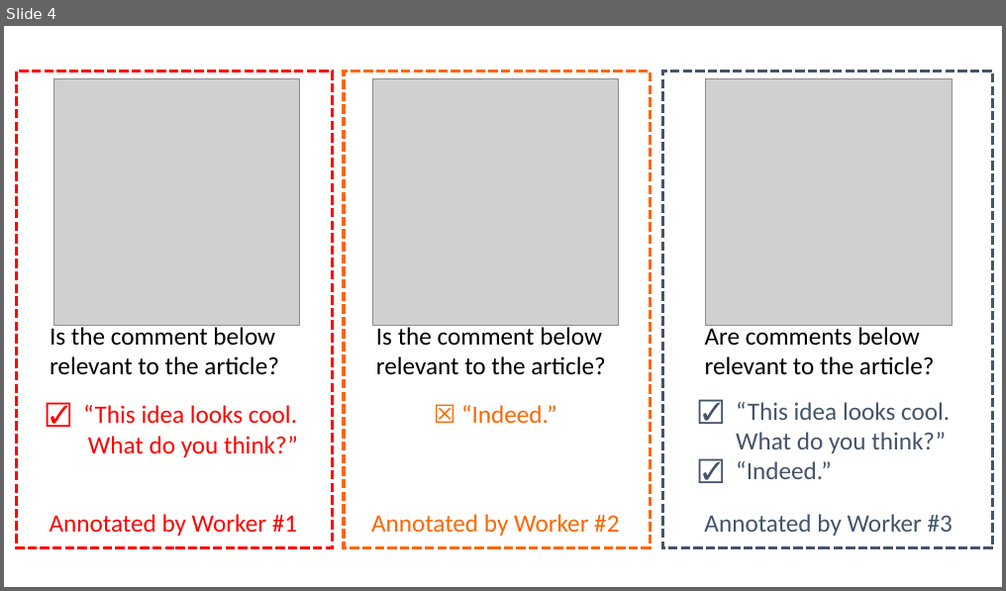
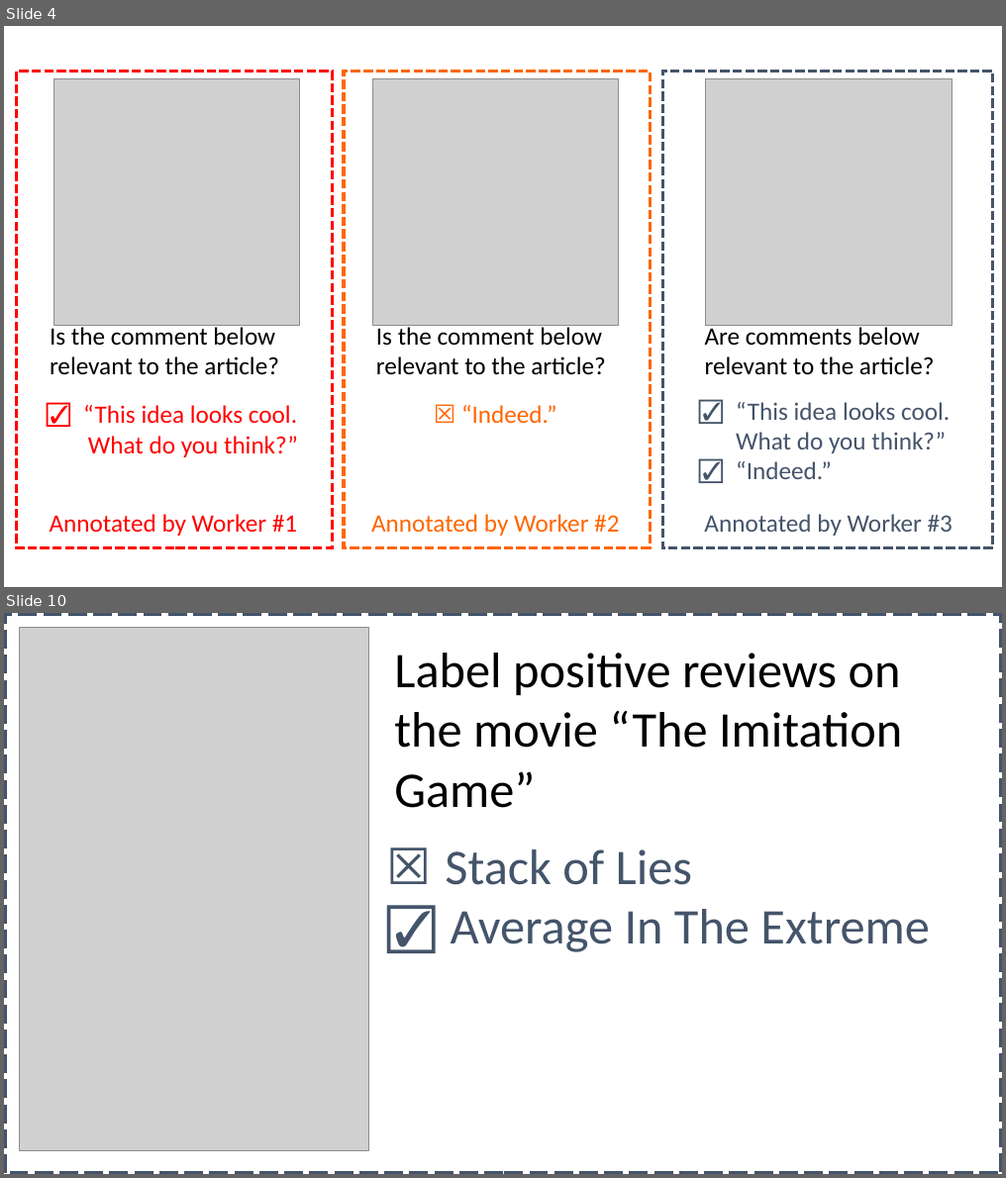
Before and after one commit to HongleiZhuang/BatchCrowds, a slide deck: ranking/doc/figures/model.pptx. Shown one above the other, each under a label of ours: slide 4 before the commit, slides 4 and 10 after it; the slides between them are not shown. The pictures are 1006x591 and 1006x1178 pixels, drawn with LibreOffice and Linux fonts; fonts in the diff are those of the drawing; grey boxes stand for pictures. Boxes give left, top, right and bottom in pixels: in the first picture for what was removed or moved away, otherwise in the second. Text is boxed around its words. In the diff, an @@ line names an element or a change of style, - is before the commit and + after.

```diff
--- a/ranking/doc/figures/model.pptx
+++ b/ranking/doc/figures/model.pptx
@@ slide 10 added at (4,613,1002,1174), background #FFFFFF @@
@@ rectangle added at (4,613,1002,1174), outline #44546A 6 pt dashed @@
@@ picture added at (20,627,369,1152) @@
@@ text added at (394,653,902,808), 48 pt, text #000000 @@
+Label positive reviews on the movie “The Imitation Game”
@@ text added at (445,850,930,953), 48 pt, text #44546A @@
+☒ Stack of Lies
+☑ Average In The Extreme
```
Also in this commit, not shown: 1 slide changed, 5 other slides added, 7 other files.
